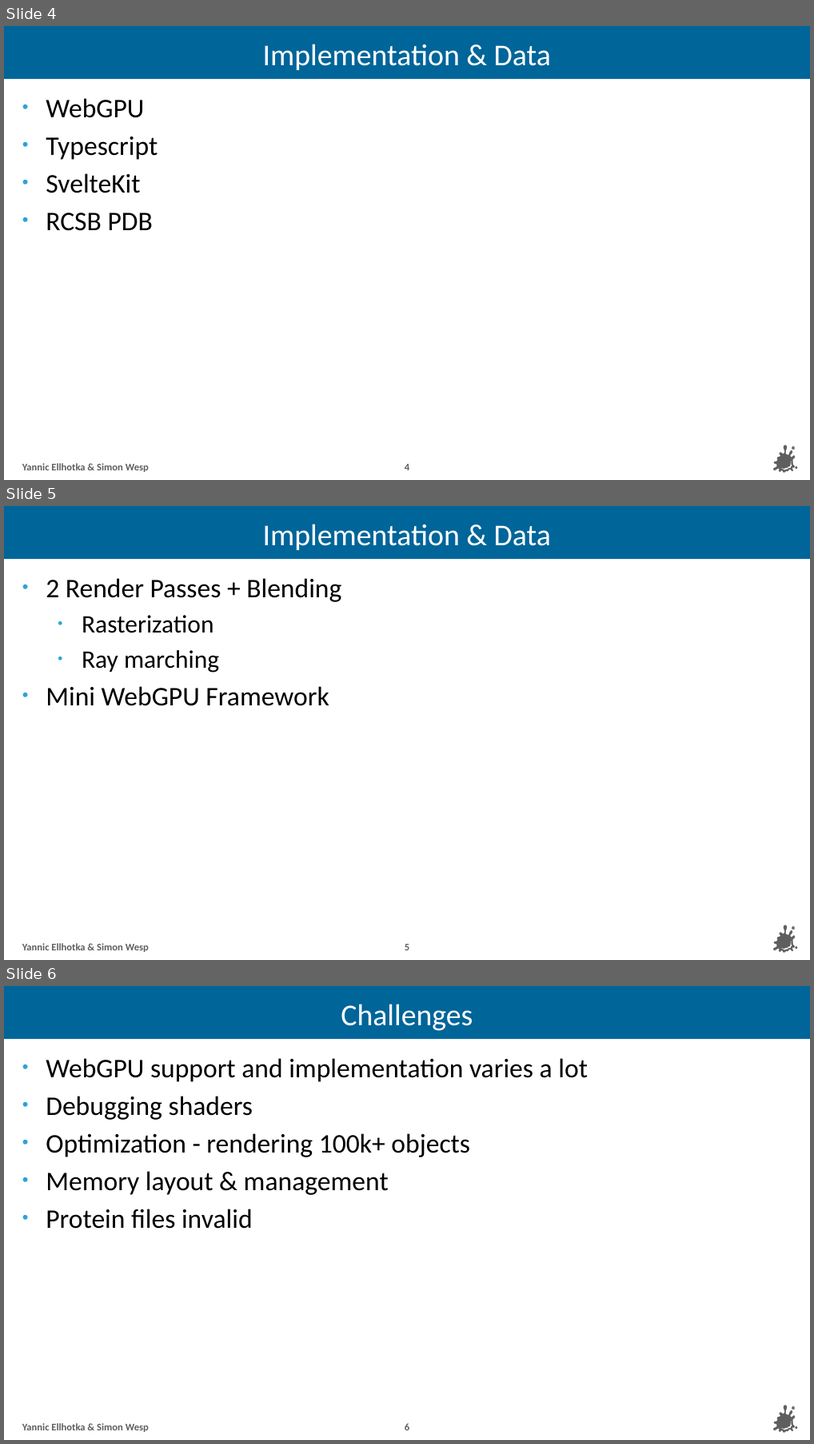
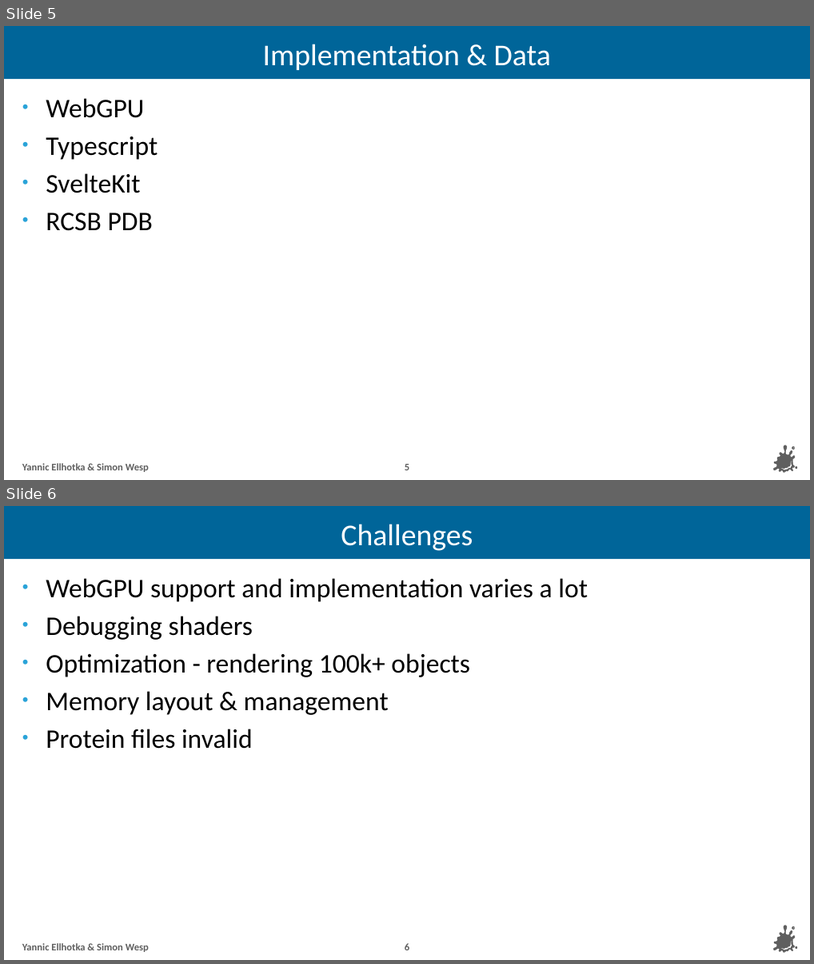
Before and after one commit to YannicEl/Vis2-RTVis-2024WS, a slide deck: presentation 2/slides.pptx. Shown one above the other, each under a label of ours: slides 4, 5 and 6 before the commit, slides 5 and 6 after it. The pictures are 814x1444 and 814x964 pixels, drawn with LibreOffice and Linux fonts; fonts in the diff are those of the drawing; background and template pictures are left out. Boxes give left, top, right and bottom in pixels: in the first picture for what was removed or moved away, otherwise in the second. Text is boxed around its words. In the diff, an @@ line names an element or a change of style, - is before the commit and + after.

Commit message:
slides

```diff
--- a/presentation 2/slides.pptx
+++ b/presentation 2/slides.pptx
@@ slide 5 removed at [4, 506, 810, 960], background #FFFFFF; not listed: 10 template elements that a slide beside it also shows @@
@@ title removed at [263, 524, 551, 550] @@
-Implementation & Data
@@ text removed at [46, 578, 342, 706] @@
-• 2 Render Passes + Blending
-  • Rasterization
-  • Ray marching
-• Mini WebGPU Framework
@@ text removed at [22, 943, 149, 952] @@
-Yannic Ellhotka & Simon Wesp
@@ page number removed at [405, 944, 410, 950] @@
-5
@@ what was slide 4 is now slide 5 @@
@@ page number at [405, 464, 410, 470]: text changed @@
-4
+5
```
Also in this commit, not shown: 1 other file.
